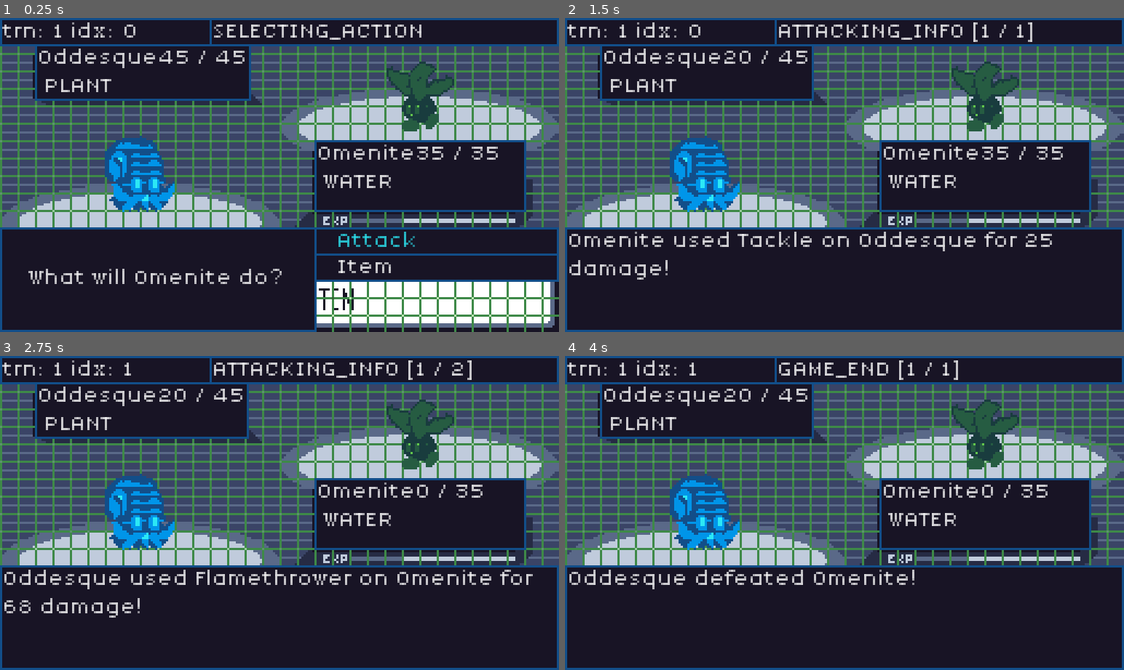
Above: before the commit, frames 1-4 (two rows, left to right).
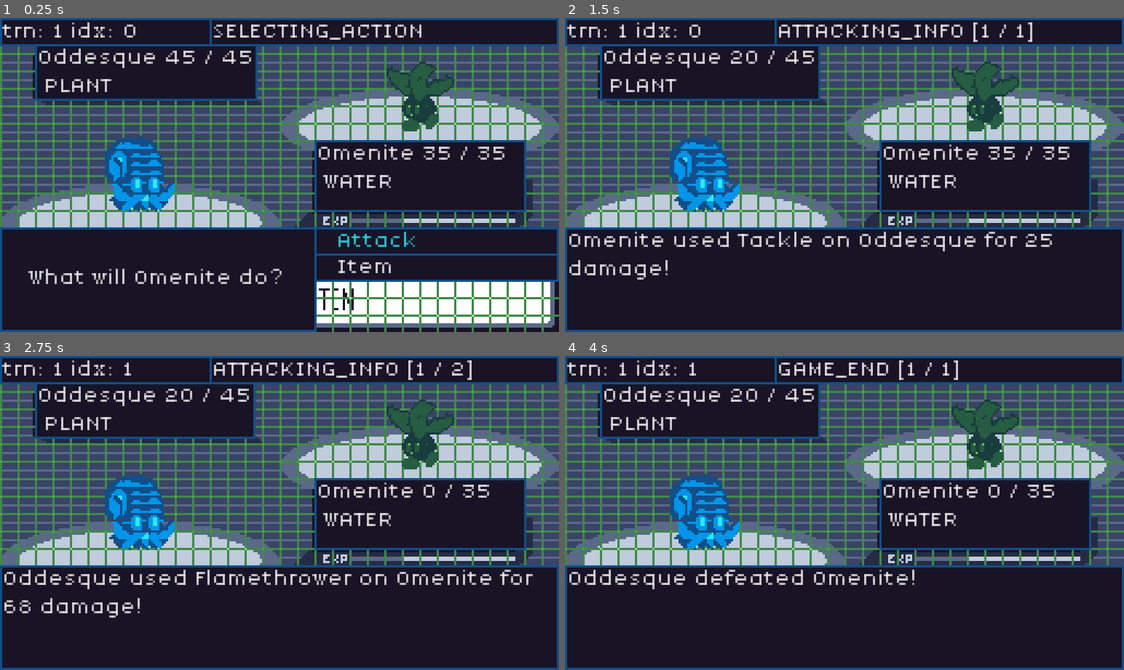
Above: after the commit, the same moments.

Repository: JakeTaussig/rpg-rougelike
Game: Godot game, scene res://scenes/battle.tscn
Two runs of this game, one before a commit and one after it. Both use one fixed random seed, a clock stepped at 60 frames per second and the inputs below.
Inputs:
- Up to frame 1 (0.25 s): no input
- Up to frame 2 (1.5 s): click "Attack" at 0.5 s; click "Tackle" at 1.25 s
- Up to frame 3 (2.75 s): click "Continue" at 2 s
- Up to frame 4 (4 s): click "Continue" at 2.75 s; click "Continue" at 3.5 s

The runs differ from the first frame. In frame 1, 0.9% of the frame differs, in the area x 28-91%, y 9-46%; in frame 2, 0.9%; in frame 3, 0.8%; in frame 4, 0.8%.

Commit message:
use formatted strings in `battle.render_hp()`

Diff:
--- a/scripts/battle.gd
+++ b/scripts/battle.gd
@@ -64,10 +64,10 @@
 
 func render_hp() -> void:
 	if enemies.size() > 0:
-		%EnemyPanel.text = enemies[0].monster.character_name + str(enemies[0].monster.hp) + " / " + str(enemies[0].monster.max_hp)
+		%EnemyPanel.text = "%s %d / %d" % [enemies[0].monster.character_name, enemies[0].monster.hp, enemies[0].monster.max_hp]
 	else:
 		%EnemyPanel.text = "Enemy ?"
-	%PlayerPanel.text = %Player.monster.character_name + str(%Player.monster.hp) + " / " + str(%Player.monster.max_hp)
+	%PlayerPanel.text = "%s %d / %d" % [%Player.monster.character_name, %Player.monster.hp, %Player.monster.max_hp]
 
 	%EnemyPanel.text += "\n %s" % MovesList.Type.keys()[enemies[0].monster.type]
 	%PlayerPanel.text += "\n %s" % MovesList.Type.keys()[$Player.monster.type]
